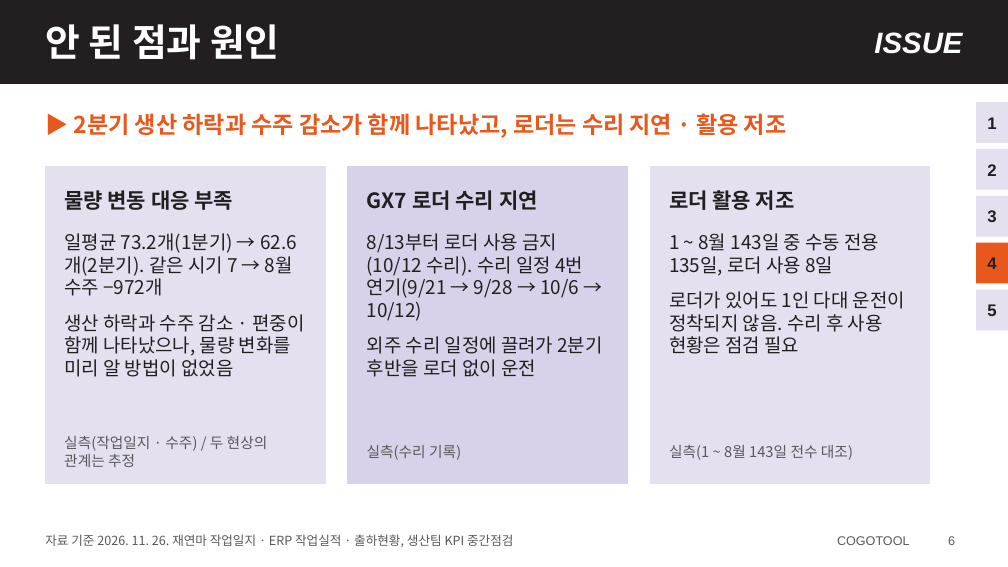
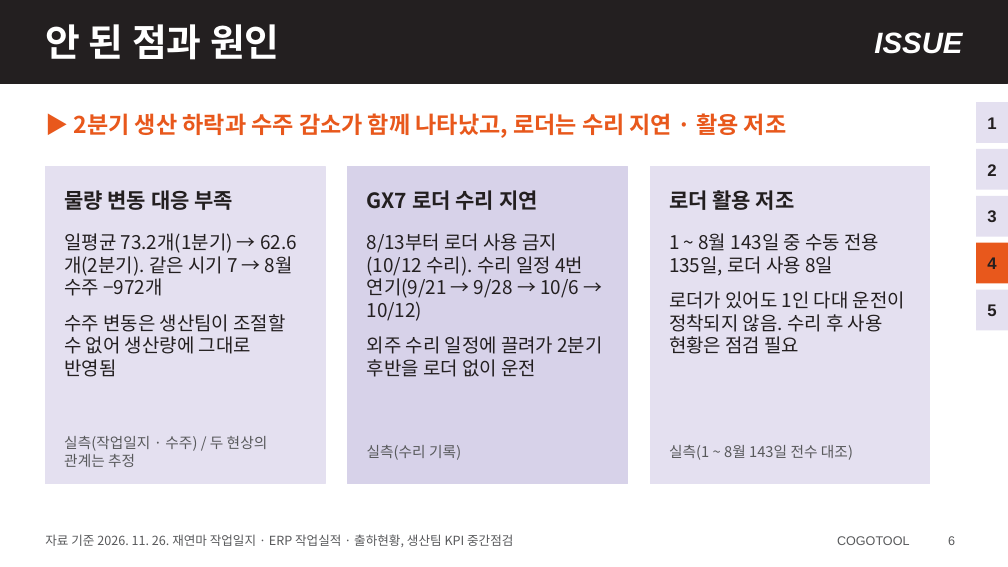
Before and after one commit to HanKyungJun/koreatooling-portal, a slide deck: slide 6 of wiki/reports/07_KPI/생산팀_KPI_중간점검_20261128.pptx. Drawn at 1008x567 pixels with LibreOffice and Linux fonts; fonts in the diff are those of the drawing. Boxes give left, top, right and bottom in pixels: in the first picture for what was removed or moved away, otherwise in the second. Text is boxed around its words. In the diff, an @@ line names an element or a change of style, - is before the commit and + after.

```diff
--- a/wiki/reports/07_KPI/생산팀_KPI_중간점검_20261128.pptx
+++ b/wiki/reports/07_KPI/생산팀_KPI_중간점검_20261128.pptx
@@ text at (64,314,285,377): text changed @@
-생산 하락과 수주 감소 · 편중이 함께 나타났으나, 물량 변화를 미리 알 방법이 없었음
+수주 변동은 생산팀이 조절할 수 없어 생산량에 그대로 반영됨
```
Also in this commit, not shown: 2 other slides changed, 1 other file.
